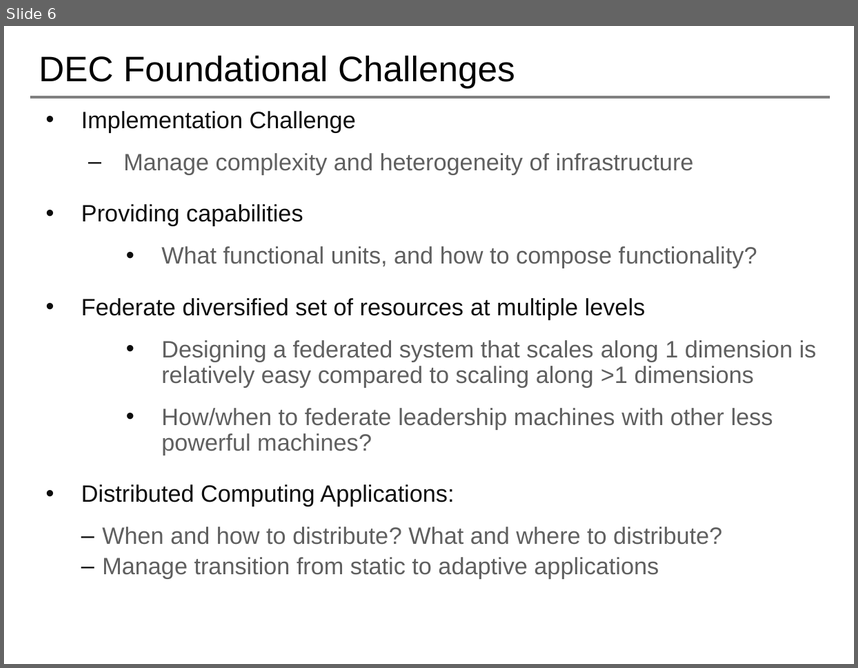
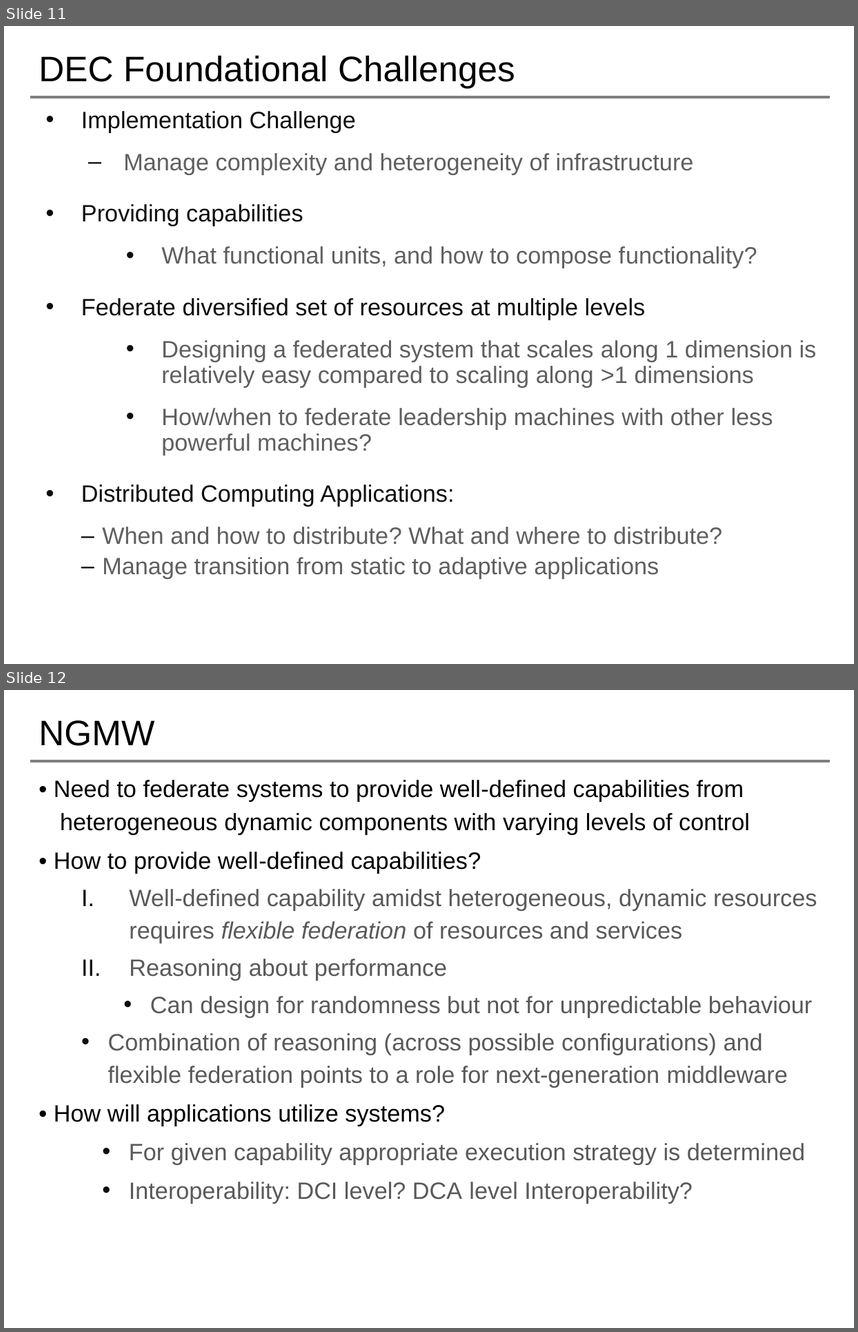
Before and after one commit to saga-project/NGMW, a slide deck: presentations/radical-modsim.pptx. Shown one above the other, each under a label of ours: slide 6 before the commit, slides 11 and 12 after it. The pictures are 858x668 and 858x1332 pixels, drawn with LibreOffice and Linux fonts; fonts in the diff are those of the drawing; background and template pictures are left out. Boxes give left, top, right and bottom in pixels: in the first picture for what was removed or moved away, otherwise in the second. Text is boxed around its words. In the diff, an @@ line names an element or a change of style, - is before the commit and + after.

```diff
--- a/presentations/radical-modsim.pptx
+++ b/presentations/radical-modsim.pptx
@@ slide 12 added at [4,690,854,1328], background #FFFFFF; not listed: 1 template element that a slide beside it also shows @@
@@ title added at [38,720,154,746], 30 pt, text #000000 @@
+NGMW
@@ text added at [54,780,817,1203], 20 pt, text #595959 @@
+• Need to federate systems to provide well-defined capabilities from heterogeneous dynamic components with varying levels of control
+• How to provide well-defined capabilities?
+I. Well-defined capability amidst heterogeneous, dynamic resources requires flexible federation of resources and services
+II. Reasoning about performance
+  • Can design for randomness but not for unpredictable behaviour
+• Combination of reasoning (across possible configurations) and flexible federation points to a role for next-generation middleware
+• How will applications utilize systems?
+  • For given capability appropriate execution strategy is determined
+  • Interoperability: DCI level? DCA level Interoperability?
@@ what was slide 6 is now slide 11 @@
```
Also in this commit, not shown: 3 slides changed, 10 other slides added, 1 slide removed.
